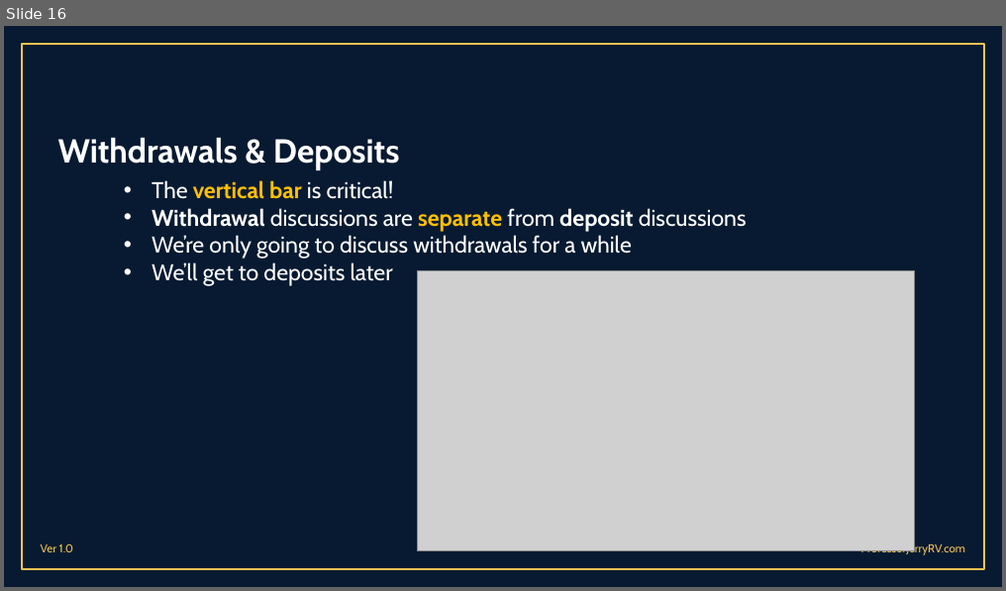
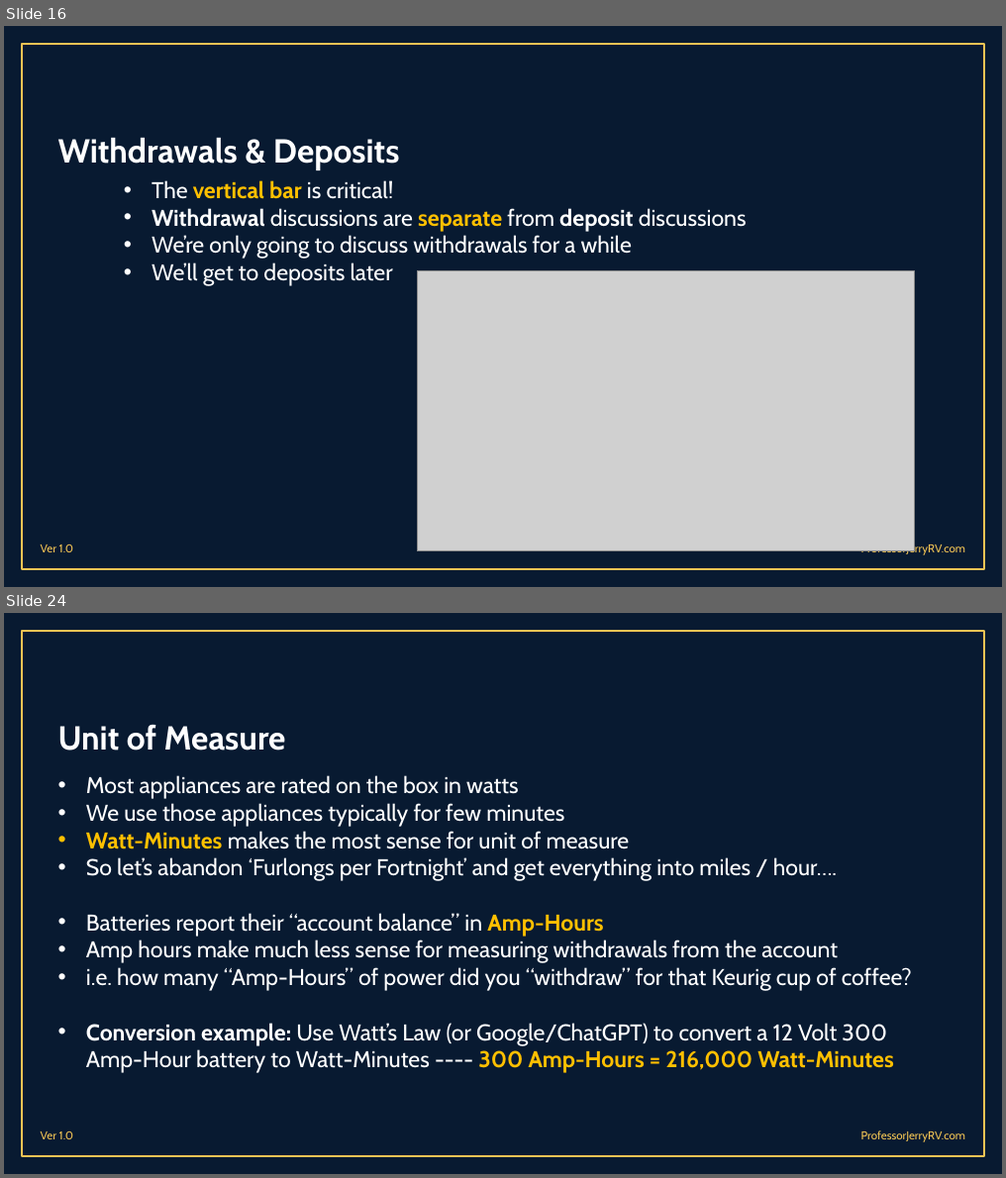
Before and after one commit to malcolmbss/ProfessorJerryRV, a slide deck: Presentations/RV Electrical Systems 101 - Part 1.pptx. Shown one above the other, each under a label of ours: slide 16 before the commit, slides 16 and 24 after it; the slides between them are not shown. The pictures are 1006x591 and 1006x1178 pixels, drawn with LibreOffice and Linux fonts; fonts in the diff are those of the drawing; grey boxes stand for pictures; background and template pictures are left out. Boxes give left, top, right and bottom in pixels: in the first picture for what was removed or moved away, otherwise in the second. Text is boxed around its words. In the diff, an @@ line names an element or a change of style, - is before the commit and + after.

```diff
--- a/Presentations/RV Electrical Systems 101 - Part 1.pptx
+++ b/Presentations/RV Electrical Systems 101 - Part 1.pptx
@@ slide 24 added at (x1=4, y1=613, x2=1002, y2=1174), background #081A31; not listed: 3 template elements that a slide beside it also shows @@
@@ title added at (x1=58, y1=724, x2=286, y2=751), 32 pt, text #FFFFFF, bold @@
+Unit of Measure
@@ text added at (x1=86, y1=775, x2=912, y2=1073), 22 pt, text #FFFFFF @@
+• Most appliances are rated on the box in watts
+• We use those appliances typically for few minutes
+• Watt-Minutes makes the most sense for unit of measure
+• So let’s abandon ‘Furlongs per Fortnight’ and get everything into miles / hour….
+• Batteries report their “account balance” in Amp-Hours
+• Amp hours make much less sense for measuring withdrawals from the account
+• i.e. how many “Amp-Hours” of power did you “withdraw” for that Keurig cup of coffee?
+• Conversion example: Use Watt’s Law (or Google/ChatGPT) to convert a 12 Volt 300 Amp-Hour battery to Watt-Minutes ---- 300 Amp-Hours = 216,000 Watt-Minutes
```
Also in this commit, not shown: 2 slides changed, 10 other slides added, 7 other files.
